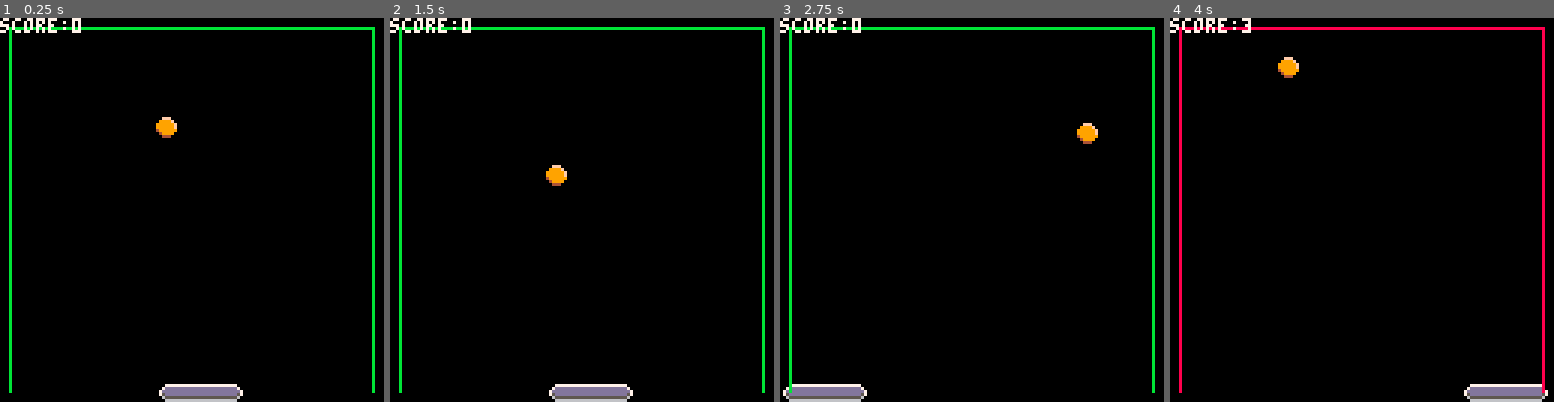
Above: before the commit, frames 1-4 (left to right).
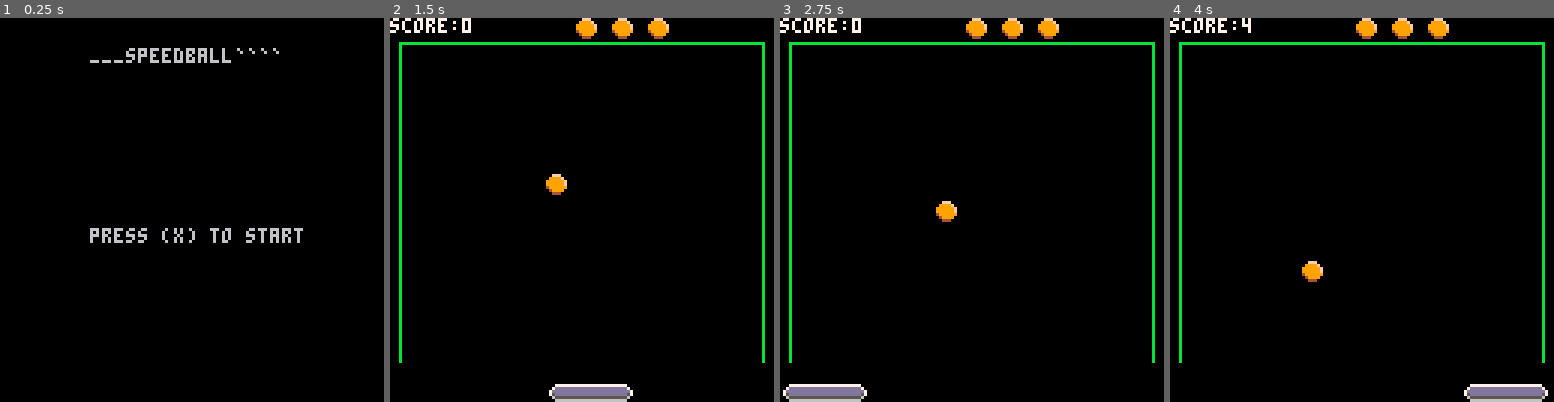
Above: after the commit, the same moments.

Repository: ebunders/pico8stuff
Game: PICO-8 cartridge bounce.p8
The game is run twice, just before and just after one commit, with the same random seed, the same clock (stepped at 60 frames per second) and the same inputs.
Inputs:
- Up to frame 1 (0.25 s): no input
- Up to frame 2 (1.5 s): tap X (X key) at 1.07 s
- Up to frame 3 (2.75 s): hold Left 1.97-2.37 s; tap X (X key) at 2.07, 2.4, 2.73 s
- Up to frame 4 (4 s): hold Right 2.87-3.53 s; tap X (X key) at 3.07, 3.4, 3.73 s

The runs differ from the first frame. In frame 1, 5.2% of the frame differs, in the area x 0-98%, y 0-100%; in frame 2, 2.4%; in frame 3, 2.6%; in frame 4, 3.9%.

Commit message:
game start, score, game over

Diff:
--- a/bounce.p8
+++ b/bounce.p8
@@ -7,7 +7,9 @@
 -- aan het begin van het spel wordt de court als animatie getekent.
 local gravity=0.1
 local score=0
-local mode = 'GAME'
+local mode='START'
+local play_mode = ''
+local lives=3
 
 local court = {
   is_colliding=false,
@@ -15,9 +17,9 @@
   color=11,
   colliding_color=8,
   lines = {
-    {x1=3, y1=3, x2=3, y2=124},
-    {x1= 124, y1=3, x2=124, y2=124},
-    {x1=3, y1=3, x2=124, y2=3},
+    {x1=3, y1=8, x2=3, y2=114},
+    {x1= 124, y1=8, x2=124, y2=114},
+    {x1=3, y1=8, x2=124, y2=8},
   },
   update= function(self)
     if self.is_colliding then
@@ -90,10 +93,11 @@
       end
     end,
 
+	-- ball hits the court
     collide_court = function(self)
-      if self.y<=3 then
+      if self.y<=8 then
         self.velocity_y= -self.velocity_y
-        self.y=4
+        self.y=8
         self.handle_collision()
       end
       if self.x<=3 then
@@ -114,14 +118,39 @@
     end,
 
     update = function (self)
-      self:collide_court()
-      self:collide_pad()
-      self.velocity_y = self.velocity_y+gravity
-      self.y+=self.velocity_y
-      self.x+=self.velocity_x
-      -- dead?
-      if self.y > 127 then init_ball() end
-    end
+    	if play_mode == 'NEW_BALL' then
+    		-- start new ball
+    		if btn(5) then play_mode='' end
+    	else
+    		--move the ball
+	      self:collide_court()
+	      self:collide_pad()
+
+	      -- update the pad velocity and position
+	      self.velocity_y = self.velocity_y+gravity
+	      self.y+=self.velocity_y
+	      self.x+=self.velocity_x
+
+	      -- is the ball lost?
+			  if self.y > 127 then
+		      init_ball()
+		      lives-=1
+		      if lives>0 then
+		       	play_mode="NEW_BALL"
+		      else
+		       	mode="END"
+					end
+	    	end
+    	end
+	  end,
+
+	  draw= function(self)
+	  	if play_mode == "NEW_BALL" then
+			  print ("press (x) for new ball", 20, 30)
+			else
+				spr(2, ball.x, ball.y)
+			end
+		end
   }
 end
 
@@ -130,19 +159,31 @@
   init_ball()
 end
 
+-- ################################
+-- ##   UPDATE
+-- ################################
 function _update60()
-	 if mode == 'START' then
+	 if mode == "START" then
      update_start()
-   elseif mode == 'GAME' then
+   elseif mode == "GAME" then
      update_game()
-   elseif model == 'END' then
+   elseif mode == "END" then
      update_end()
    end
 
 end
 
-function update_start()end
-function update_end()end
+function update_start()
+	if btn(5)then mode = "GAME" end
+end
+
+function update_end()
+	if btn(5) then
+		mode="GAME"
+		score=0
+		lives=3
+	end
+end
 
 function update_game()
   pad:update()
@@ -151,43 +192,59 @@
 end
 
 
+
+-- ################################
+-- ##   DRAW
+-- ################################
 function _draw()
-
 
   if mode == 'START' then
     draw_start()
   elseif mode == 'GAME' then
     draw_game()
-  elseif model == 'END' then
+  elseif mode == 'END' then
     draw_end()
   end
 end
 
-function draw_start()end
+function draw_start()
+	cls()
+	print ("___speedball````", 30, 10 )
+  print ("press (x) to start", 30, 70)
+end
+
 function draw_game()
   cls()
   pad:draw()
-  draw_ball()
+  ball:draw()
   court:draw()
   print("score:"..score, 0,0, 7)
-end
-function draw_end()end
-…(5 lines of a section not shown)…
-function draw_ball()
-  spr(2, ball.x, ball.y)
-end
-
--- Globale functies
+  for i = 1, lives do
+  	spr(2, 50 + (12*i), 0)
+	end
+
+end
+
+function draw_end()
+	cls()
+	print ("GAME OVER", 30,10)
+	print ("your score: "..score, 30,30)
+  print ("press (x) to play again",30,70)
+end
+…(7 lines of a section not shown)…
+-- globale functies
 function overlap(e1, e2)
   return e1.x+e1.w >= e2.x and e1.x <= e2.x+e2.w and e1.y+e1.h >= e2.y and e1.y <= e2.y+e2.h
 end
 
--- Vergroot (negatief) of verklein (positief) de waarde van `val` met `amt` richting 0.
---  Als het resultaat minder is dan `amt`vindt afronding naar 0 plaats
+-- vergroot (negatief) of verklein (positief) de waarde van `val` met `amt` richting 0.
+--  als het resultaat minder is dan `amt`vindt afronding naar 0 plaats
 function reduce(val, amt)
   if val < -amt then
     return val + amt
Not shown, changed: the sound effects (__sfx__) section of bounce.p8
